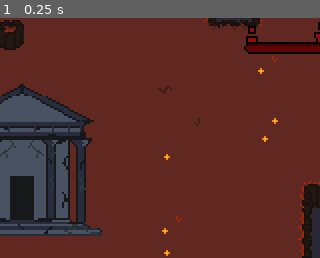
Above: before the commit, frame 1.
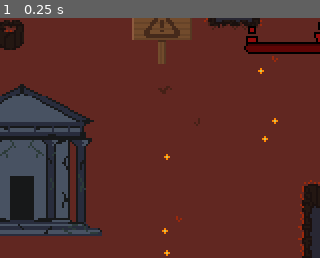
Above: after the commit, the same moment.

Repository: TeamKebab/GodotWildJam24
Game: Godot game, scene res://src/maps/VolcanoLevel.tscn
Two runs of this game, one before a commit and one after it. Both use one fixed random seed, a clock stepped at 60 frames per second and the inputs below. This scene is started directly instead of the project's main scene.
Inputs:
- Up to frame 1 (0.25 s): no input
The pictures show only the part of the screen within x 21-71%, y 0-50%; the shares and areas given below are measured in that part.

The runs differ from the first frame. In frame 1, 1.9% of the frame differs, in the area x 41-60%, y 0-20%.

Commit message:
some signposts

Diff:
--- a/src/gui/GUI.tscn
+++ b/src/gui/GUI.tscn
@@ -61,7 +61,7 @@
 [node name="NightShade" type="ColorRect" parent="."]
 anchor_right = 1.0
 anchor_bottom = 1.0
-color = Color( 0.109804, 0.113725, 0.156863, 1 )
+color = Color( 0.109804, 0.113725, 0.156863, 0 )
 __meta__ = {
 "_edit_use_anchors_": false
 }
@@ -150,14 +150,16 @@
 margin_left = 2.0
 margin_top = 2.0
 margin_right = 318.0
-margin_bottom = 116.0
+margin_bottom = 34.0
 grow_vertical = 0
 custom_constants/separation = 10
 alignment = 2
 
 [node name="BabyTooltips" type="PanelContainer" parent="Control/BottomBar/VBoxContainer"]
+visible = false
+margin_top = 50.0
 margin_right = 188.0
-margin_bottom = 64.0
+margin_bottom = 114.0
 size_flags_horizontal = 0
 size_flags_vertical = 4
 
@@ -179,6 +181,7 @@
 fit_content_height = true
 
 [node name="NarratorBox" type="PanelContainer" parent="Control/BottomBar/VBoxContainer"]
+visible = false
 margin_top = 74.0
 margin_right = 316.0
 margin_bottom = 114.0
--- a/src/maps/DesertLevel.tscn
+++ b/src/maps/DesertLevel.tscn
@@ -9,6 +9,7 @@
 [ext_resource path="res://src/resources/desert_autotile.tres" type="TileSet" id=7]
 [ext_resource path="res://src/entities/monsters/BombGnome.tscn" type="PackedScene" id=8]
 [ext_resource path="res://src/entities/monsters/FireMage.tscn" type="PackedScene" id=9]
+[ext_resource path="res://src/entities/Sign.tscn" type="PackedScene" id=10]
 
 [sub_resource type="RectangleShape2D" id=1]
 extents = Vector2( 50, 50 )
@@ -56,76 +57,119 @@
 immediate = true
 question = "ask_next_map"
 
-[node name="Shrine" parent="YSort" index="3" instance=ExtResource( 3 )]
+[node name="Sign" parent="YSort" index="3" instance=ExtResource( 10 )]
+position = Vector2( 298, -78 )
+disabled = false
+text = "Many explosions ahead"
+
+[node name="Sign2" parent="YSort" index="4" instance=ExtResource( 10 )]
+position = Vector2( 186, -583 )
+disabled = false
+text = "Could be a secret passage, could be an unfinished feature"
+
+[node name="Shrine" parent="YSort" index="5" instance=ExtResource( 3 )]
 position = Vector2( 438, -279 )
 
 [node name="Gateway" parent="YSort/Shrine" index="2"]
 map_path = "res://src/maps/DesertShrine.tscn"
 
-[node name="SWITCH" type="Node2D" parent="YSort" index="4"]
+[node name="SWITCH" type="Node2D" parent="YSort" index="6"]
 position = Vector2( 27, -582 )
 
-[node name="SwordSoldier" parent="YSort" index="5" instance=ExtResource( 4 )]
+[node name="SwordSoldier" parent="YSort" index="7" instance=ExtResource( 4 )]
 position = Vector2( 141, 36 )
 max_hp = 1
 acceleration = 50
+facing_direction = Vector2( 0, 1 )
 speed = 50
 
-[node name="SwordSoldier4" parent="YSort" index="6" instance=ExtResource( 4 )]
+[node name="SwordSoldier4" parent="YSort" index="8" instance=ExtResource( 4 )]
 position = Vector2( -20, -487 )
 max_hp = 1
 acceleration = 50
+facing_direction = Vector2( 0, 1 )
 speed = 50
 
-[node name="SwordSoldier5" parent="YSort" index="7" instance=ExtResource( 4 )]
+[node name="SwordSoldier5" parent="YSort" index="9" instance=ExtResource( 4 )]
 position = Vector2( -15, -414 )
 max_hp = 1
 acceleration = 50
+facing_direction = Vector2( 0, 1 )
 speed = 50
 
-[node name="SwordSoldier2" parent="YSort" index="8" instance=ExtResource( 4 )]
+[node name="SwordSoldier2" parent="YSort" index="10" instance=ExtResource( 4 )]
 position = Vector2( 233, 35 )
 max_hp = 1
 acceleration = 50
+facing_direction = Vector2( 0, 1 )
 speed = 50
 
-[node name="SwordSoldier3" parent="YSort" index="9" instance=ExtResource( 4 )]
+[node name="SwordSoldier3" parent="YSort" index="11" instance=ExtResource( 4 )]
 position = Vector2( 547, 27 )
 max_hp = 1
 acceleration = 50
+facing_direction = Vector2( 0, 1 )
 speed = 50
 
-[node name="ElfArcher" parent="YSort" index="10" instance=ExtResource( 5 )]
+[node name="ElfArcher" parent="YSort" index="12" instance=ExtResource( 5 )]
 position = Vector2( 86, 129 )
+max_hp = 1
+acceleration = 50
+min_turn_around_time = 0.5
+max_turn_around_time = 2.0
+speed = 50
 
-[node name="ElfArcher2" parent="YSort" index="11" instance=ExtResource( 5 )]
+[node name="ElfArcher2" parent="YSort" index="13" instance=ExtResource( 5 )]
 position = Vector2( 179, 128 )
+max_hp = 1
+acceleration = 50
+min_turn_around_time = 0.5
+max_turn_around_time = 2.0
+speed = 50
 
-[node name="BombGnome" parent="YSort" index="12" instance=ExtResource( 8 )]
+[node name="BombGnome" parent="YSort" index="14" instance=ExtResource( 8 )]
 position = Vector2( 337, -235 )
+max_hp = 1
+acceleration = 50
+facing_direction = Vector2( 0, 1 )
+min_turn_around_time = 0.5
+max_turn_around_time = 2.0
+speed = 50
 
-[node name="BombGnome2" parent="YSort" index="13" instance=ExtResource( 8 )]
+[node name="BombGnome2" parent="YSort" index="15" instance=ExtResource( 8 )]
 position = Vector2( 362, -373 )
+max_hp = 1
+acceleration = 50
+facing_direction = Vector2( 0, 1 )
+min_turn_around_time = 0.5
+max_turn_around_time = 2.0
+speed = 50
 
-[node name="BombGnome3" parent="YSort" index="14" instance=ExtResource( 8 )]
+[node name="BombGnome3" parent="YSort" index="16" instance=ExtResource( 8 )]
 position = Vector2( 251, -417 )
+max_hp = 1
+acceleration = 50
+facing_direction = Vector2( 0, 1 )
+min_turn_around_time = 0.5
+max_turn_around_time = 2.0
+speed = 50
 
-[node name="FireMage" parent="YSort" index="15" instance=ExtResource( 9 )]
+[node name="FireMage" parent="YSort" index="17" instance=ExtResource( 9 )]
 position = Vector2( 401, -184 )
 
-[node name="FireMage2" parent="YSort" index="16" instance=ExtResource( 9 )]
+[node name="FireMage2" parent="YSort" index="18" instance=ExtResource( 9 )]
 position = Vector2( 292, -188 )
 
-[node name="FireMage3" parent="YSort" index="17" instance=ExtResource( 9 )]
+[node name="FireMage3" parent="YSort" index="19" instance=ExtResource( 9 )]
 position = Vector2( 286, -500 )
 
-[node name="MEGA KNIGHT" type="Node2D" parent="YSort" index="18"]
+[node name="MEGA KNIGHT" type="Node2D" parent="YSort" index="20"]
 position = Vector2( -85, -480 )
 
-[node name="ARCHMAGE" type="Node2D" parent="YSort" index="19"]
+[node name="ARCHMAGE" type="Node2D" parent="YSort" index="21"]
 position = Vector2( 322, -741 )
 
 [node name="Default" parent="Entries" index="0"]
-position = Vector2( 40, 96 )
+position = Vector2( 21, 97 )
 
 [editable path="YSort/Shrine"]
--- a/src/maps/ForestLevel.tscn
+++ b/src/maps/ForestLevel.tscn
@@ -8,6 +8,7 @@
 [ext_resource path="res://src/entities/Fence.tscn" type="PackedScene" id=6]
 [ext_resource path="res://src/resources/forest_autotile.tres" type="TileSet" id=7]
 [ext_resource path="res://src/entities/monsters/FireMage.tscn" type="PackedScene" id=8]
+[ext_resource path="res://src/entities/Sign.tscn" type="PackedScene" id=9]
 
 [sub_resource type="RectangleShape2D" id=1]
 extents = Vector2( 30, 10 )
@@ -42,46 +43,69 @@
 immediate = true
 question = "ask_next_map"
 
-[node name="Shrine" parent="YSort" index="2" instance=ExtResource( 3 )]
+[node name="Sign" parent="YSort" index="2" instance=ExtResource( 9 )]
+position = Vector2( 309, 134 )
+disabled = false
+text = "WARNING! Pyromaniac teleporting mages found in the area"
+
+[node name="Shrine" parent="YSort" index="3" instance=ExtResource( 3 )]
 position = Vector2( 160, 64 )
 
 [node name="Gateway" parent="YSort/Shrine" index="2"]
 map_path = "res://src/maps/ForestShrine.tscn"
 
-[node name="Fence" parent="YSort" index="3" instance=ExtResource( 6 )]
+[node name="Fence" parent="YSort" index="4" instance=ExtResource( 6 )]
 position = Vector2( 529, 162 )
 
-[node name="SwordSoldier" parent="YSort" index="4" instance=ExtResource( 4 )]
+[node name="SwordSoldier" parent="YSort" index="5" instance=ExtResource( 4 )]
 position = Vector2( 128, 89 )
 max_hp = 1
 acceleration = 50
+facing_direction = Vector2( 0, 1 )
 speed = 50
 
-[node name="SwordSoldier2" parent="YSort" index="5" instance=ExtResource( 4 )]
+[node name="SwordSoldier2" parent="YSort" index="6" instance=ExtResource( 4 )]
 position = Vector2( 184, 88 )
 max_hp = 1
 acceleration = 50
+facing_direction = Vector2( 0, 1 )
 speed = 50
 
-[node name="SwordSoldier3" parent="YSort" index="6" instance=ExtResource( 4 )]
+[node name="SwordSoldier3" parent="YSort" index="7" instance=ExtResource( 4 )]
 position = Vector2( 575, -87 )
 max_hp = 1
 acceleration = 50
+facing_direction = Vector2( 0, 1 )
 speed = 50
 
-[node name="ElfArcher" parent="YSort" index="7" instance=ExtResource( 5 )]
+[node name="ElfArcher" parent="YSort" index="8" instance=ExtResource( 5 )]
 position = Vector2( 516, 5 )
+max_hp = 1
+acceleration = 50
+min_turn_around_time = 0.5
+max_turn_around_time = 2.0
+speed = 50
 
-[node name="ElfArcher2" parent="YSort" index="8" instance=ExtResource( 5 )]
+[node name="ElfArcher2" parent="YSort" index="9" instance=ExtResource( 5 )]
 position = Vector2( 544, 88 )
+max_hp = 1
+acceleration = 50
+min_turn_around_time = 0.5
+max_turn_around_time = 2.0
+speed = 50
 
-[node name="ElfArcher3" parent="YSort" index="9" instance=ExtResource( 5 )]
+[node name="ElfArcher3" parent="YSort" index="10" instance=ExtResource( 5 )]
 position = Vector2( 534, -146 )
+max_hp = 1
+acceleration = 50
+min_turn_around_time = 0.5
+max_turn_around_time = 2.0
+speed = 50
 
-[node name="FireMage" parent="YSort" index="10" instance=ExtResource( 8 )]
+[node name="FireMage" parent="YSort" index="11" instance=ExtResource( 8 )]
 position = Vector2( 157, 141 )
 
-[node name="GIANT KNIGHT" type="Node2D" parent="YSort" index="11"]
+[node name="GIANT KNIGHT" type="Node2D" parent="YSort" index="12"]
 position = Vector2( 554, -306 )
 
 [node name="Default" parent="Entries" index="0"]
--- a/src/maps/SwampLevel.tscn
+++ b/src/maps/SwampLevel.tscn
@@ -8,6 +8,7 @@
 [ext_resource path="res://src/resources/swamp_autotile.tres" type="TileSet" id=6]
 [ext_resource path="res://src/entities/monsters/BombGnome.tscn" type="PackedScene" id=7]
 [ext_resource path="res://src/entities/monsters/FireMage.tscn" type="PackedScene" id=8]
+[ext_resource path="res://src/entities/Sign.tscn" type="PackedScene" id=9]
 
 [sub_resource type="RectangleShape2D" id=1]
 extents = Vector2( 10, 50 )
@@ -25,8 +26,12 @@
 [node name="Gateway" parent="YSort" index="0" instance=ExtResource( 2 )]
 position = Vector2( 12, 94 )
 shape = SubResource( 1 )
+disabled = false
 help = "Press [C] to talk"
 map_path = "res://src/maps/VolcanoLevel.tscn"
+entry_name = "Default"
+immediate = true
+question = "ask_next_map"
 
 [node name="Shrine" parent="YSort" index="1" instance=ExtResource( 3 )]
 position = Vector2( 655, -220 )
@@ -34,46 +39,81 @@
 [node name="Gateway" parent="YSort/Shrine" index="2"]
 map_path = "res://src/maps/SwampShrine.tscn"
 
-[node name="SwordSoldier" parent="YSort" index="2" instance=ExtResource( 4 )]
+[node name="Sign" parent="YSort" index="2" instance=ExtResource( 9 )]
+position = Vector2( 52, 51 )
+disabled = false
+text = "Turn around all who wish to live"
+
+[node name="Sign2" parent="YSort" index="3" instance=ExtResource( 9 )]
+position = Vector2( 676, -434 )
+disabled = false
+text = "Beware of teleporting mages"
+
+[node name="SwordSoldier" parent="YSort" index="4" instance=ExtResource( 4 )]
 position = Vector2( 369, 37 )
 max_hp = 1
 acceleration = 50
+facing_direction = Vector2( 0, 1 )
 speed = 50
 
-[node name="SwordSoldier2" parent="YSort" index="3" instance=ExtResource( 4 )]
+[node name="SwordSoldier2" parent="YSort" index="5" instance=ExtResource( 4 )]
 position = Vector2( 417, -44 )
 max_hp = 1
 acceleration = 50
+facing_direction = Vector2( 0, 1 )
 speed = 50
 
-[node name="SwordSoldier3" parent="YSort" index="4" instance=ExtResource( 4 )]
+[node name="SwordSoldier3" parent="YSort" index="6" instance=ExtResource( 4 )]
 position = Vector2( 459, 30 )
 max_hp = 1
 acceleration = 50
+facing_direction = Vector2( 0, 1 )
 speed = 50
 
-[node name="ElfArcher" parent="YSort" index="5" instance=ExtResource( 5 )]
+[node name="ElfArcher" parent="YSort" index="7" instance=ExtResource( 5 )]
 position = Vector2( 594, -168 )
+max_hp = 1
+acceleration = 50
+min_turn_around_time = 0.5
+max_turn_around_time = 2.0
+speed = 50
 
-[node name="ElfArcher2" parent="YSort" index="6" instance=ExtResource( 5 )]
+[node name="ElfArcher2" parent="YSort" index="8" instance=ExtResource( 5 )]
 position = Vector2( 728, -170 )
+max_hp = 1
+acceleration = 50
+min_turn_around_time = 0.5
+max_turn_around_time = 2.0
+speed = 50
 
-[node name="BombGnome" parent="YSort" index="7" instance=ExtResource( 7 )]
+[node name="BombGnome" parent="YSort" index="9" instance=ExtResource( 7 )]
 position = Vector2( 634, -197 )
+max_hp = 1
+acceleration = 50
+facing_direction = Vector2( 0, 1 )
+min_turn_around_time = 0.5
+max_turn_around_time = 2.0
+speed = 50
 
-[node name="BombGnome2" parent="YSort" index="8" instance=ExtResource( 7 )]
+[node name="BombGnome2" parent="YSort" index="10" instance=ExtResource( 7 )]
 position = Vector2( 663, -162 )
+max_hp = 1
+acceleration = 50
+facing_direction = Vector2( 0, 1 )
+min_turn_around_time = 0.5
+max_turn_around_time = 2.0
+speed = 50
 
-[node name="FireMage" parent="YSort" index="9" instance=ExtResource( 8 )]
+[node name="FireMage" parent="YSort" index="11" instance=ExtResource( 8 )]
 position = Vector2( 610, -375 )
 
-[node name="FireMage2" parent="YSort" index="10" instance=ExtResource( 8 )]
+[node name="FireMage2" parent="YSort" index="12" instance=ExtResource( 8 )]
 position = Vector2( 537, -348 )
 
-[node name="MEGAKNIGHT" type="Node2D" parent="YSort" index="11"]
+[node name="MEGAKNIGHT" type="Node2D" parent="YSort" index="13"]
 position = Vector2( 84, 68 )
 
-[node name="ARCHMAGE" type="Node2D" parent="YSort" index="12"]
+[node name="ARCHMAGE" type="Node2D" parent="YSort" index="14"]
 position = Vector2( 85, 135 )
 
 [node name="Default" parent="Entries" index="0"]
--- a/src/maps/VolcanoLevel.tscn
+++ b/src/maps/VolcanoLevel.tscn
@@ -8,6 +8,7 @@
 [ext_resource path="res://src/resources/volcano_autotile.tres" type="TileSet" id=6]
 [ext_resource path="res://src/entities/monsters/FireMage.tscn" type="PackedScene" id=7]
 [ext_resource path="res://src/entities/monsters/Dragon.tscn" type="PackedScene" id=8]
+[ext_resource path="res://src/entities/Sign.tscn" type="PackedScene" id=9]
 
 [node name="Level" instance=ExtResource( 1 )]
 
@@ -25,33 +26,80 @@
 [node name="Gateway" parent="YSort/Shrine" index="2"]
 map_path = "res://src/maps/VolcanoShrine.tscn"
 
-[node name="SwordSoldier" parent="YSort" index="1" instance=ExtResource( 4 )]
+[node name="Sign" parent="YSort" index="1" instance=ExtResource( 9 )]
+position = Vector2( 149, 21 )
+disabled = false
+text = "Danger ahead"
+
+[node name="Sign2" parent="YSort" index="2" instance=ExtResource( 9 )]
+position = Vector2( 80, -102 )
+disabled = false
+text = "Turn around now"
+
+[node name="Sign3" parent="YSort" index="3" instance=ExtResource( 9 )]
+position = Vector2( 157, -147 )
+disabled = false
+text = "Here be dragons"
+
+[node name="SwordSoldier" parent="YSort" index="4" instance=ExtResource( 4 )]
 position = Vector2( 482, 19 )
+max_hp = 1
+acceleration = 50
+facing_direction = Vector2( 0, 1 )
+speed = 50
 
-[node name="SwordSoldier2" parent="YSort" index="2" instance=ExtResource( 4 )]
+[node name="SwordSoldier2" parent="YSort" index="5" instance=ExtResource( 4 )]
 position = Vector2( 116, -78 )
+max_hp = 1
+acceleration = 50
+facing_direction = Vector2( 0, 1 )
+speed = 50
 
-[node name="SwordSoldier3" parent="YSort" index="3" instance=ExtResource( 4 )]
+[node name="SwordSoldier3" parent="YSort" index="6" instance=ExtResource( 4 )]
 position = Vector2( 36, -60 )
+max_hp = 1
+acceleration = 50
+facing_direction = Vector2( 0, 1 )
+speed = 50
 
-[node name="ElfArcher" parent="YSort" index="4" instance=ExtResource( 5 )]
+[node name="ElfArcher" parent="YSort" index="7" instance=ExtResource( 5 )]
 position = Vector2( 544, 40 )
+max_hp = 1
+acceleration = 50
+min_turn_around_time = 0.5
+max_turn_around_time = 2.0
+speed = 50
 
-[node name="ElfArcher2" parent="YSort" index="5" instance=ExtResource( 5 )]
+[node name="ElfArcher2" parent="YSort" index="8" instance=ExtResource( 5 )]
 position = Vector2( 153, 148 )
+max_hp = 1
+acceleration = 50
+min_turn_around_time = 0.5
+max_turn_around_time = 2.0
+speed = 50
 
-[node name="ElfArcher3" parent="YSort" index="6" instance=ExtResource( 5 )]
+[node name="ElfArcher3" parent="YSort" index="9" instance=ExtResource( 5 )]
 position = Vector2( 69, 149 )
+max_hp = 1
+acceleration = 50
+min_turn_around_time = 0.5
+max_turn_around_time = 2.0
+speed = 50
 
-[node name="BombGnome" parent="YSort" index="7" instance=ExtResource( 2 )]
+[node name="BombGnome" parent="YSort" index="10" instance=ExtResource( 2 )]
 position = Vector2( 442, 62 )
+max_hp = 1
+acceleration = 50
+facing_direction = Vector2( 0, 1 )
+min_turn_around_time = 0.5
+max_turn_around_time = 2.0
+speed = 50
 
-[node name="FireMage" parent="YSort" index="8" instance=ExtResource( 7 )]
+[node name="FireMage" parent="YSort" index="11" instance=ExtResource( 7 )]
 position = Vector2( 406, 30 )
 
-[node name="Dragon" parent="YSort" index="9" instance=ExtResource( 8 )]
+[node name="Dragon" parent="YSort" index="12" instance=ExtResource( 8 )]
 position = Vector2( 114, -348 )
-max_hp = 5
 
 [node name="Default" parent="Entries" index="0"]
 position = Vector2( 568, 54 )
Not shown: 5 places in src/gui/GUI.tscn that only renumber resources
Not shown: 1 places in src/maps/DesertLevel.tscn that only renumber resources
Not shown: 1 places in src/maps/ForestLevel.tscn that only renumber resources
Not shown: 1 places in src/maps/SwampLevel.tscn that only renumber resources
Not shown: 1 places in src/maps/VolcanoLevel.tscn that only renumber resources
